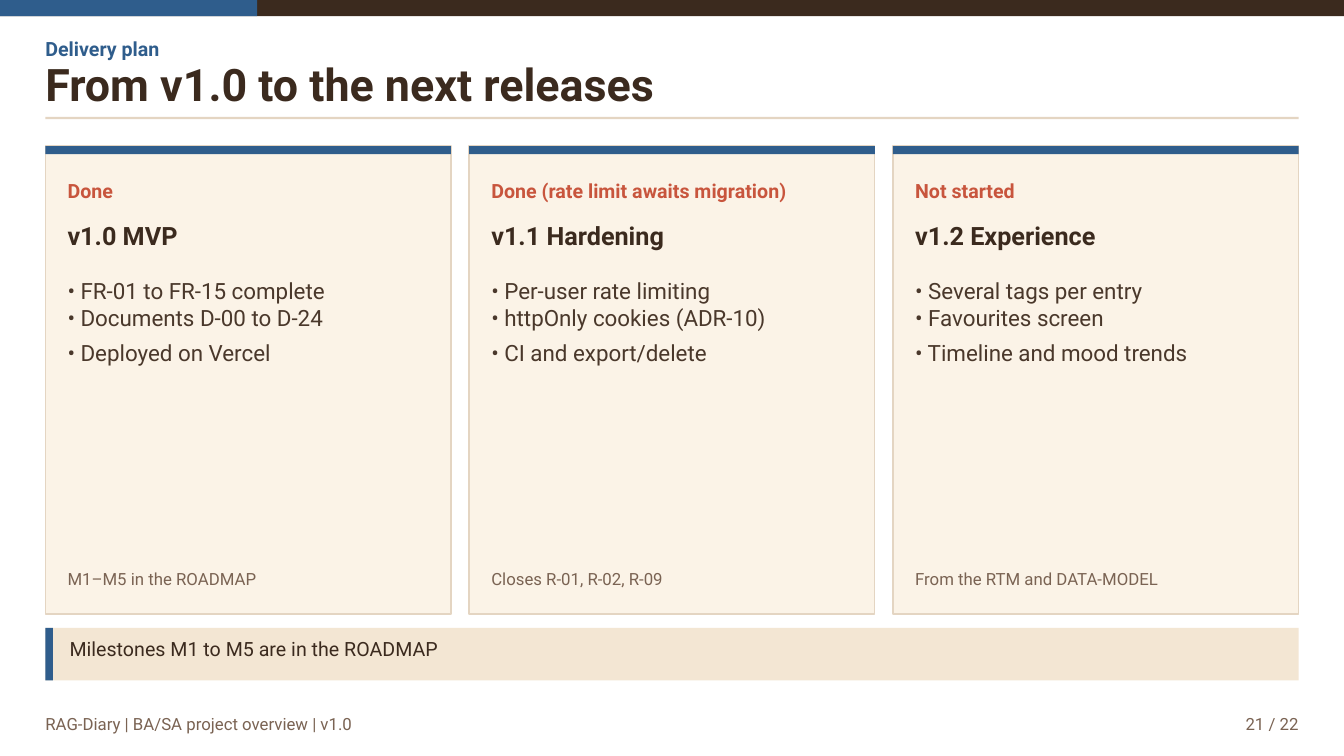
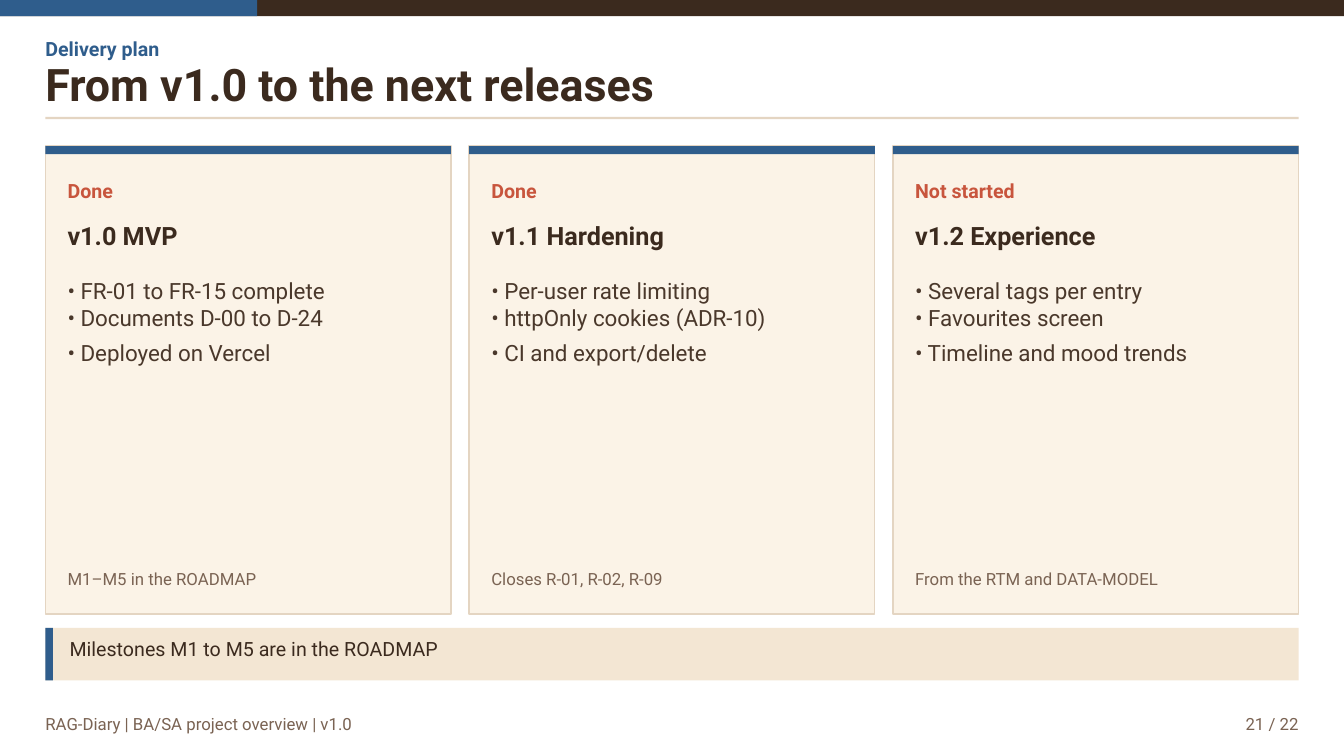
Before and after one commit to Zynin43839/oranut-blueprint, a slide deck: slide 21 of assets/media/deck-en.pptx. Drawn at 1344x756 pixels with LibreOffice and Linux fonts; fonts in the diff are those of the drawing. Boxes give left, top, right and bottom in pixels: in the first picture for what was removed or moved away, otherwise in the second. Text is boxed around its words. In the diff, an @@ line names an element or a change of style, - is before the commit and + after.

Commit message:
docs: record the rate limit as active
The limiter was switched on and verified, so the documents stop describing it as
pending.

- C4, API contract, product brief, SRS and roadmap now say it is enabled
- R-02 moves to closed, with the verification recorded next to it
- the test plan logs the 12 Nov run: five 503 responses, then 429 with
  Retry-After: 60 on calls six and seven
- rebuild the seven affected PDFs in both languages and refresh the decks

```diff
--- a/assets/media/deck-en.pptx
+++ b/assets/media/deck-en.pptx
@@ text at (491, 184, 536, 198): text changed @@
-Done (rate limit awaits migration)
+Done
```
Also in this commit, not shown: 2 other slides changed, 19 other files.
